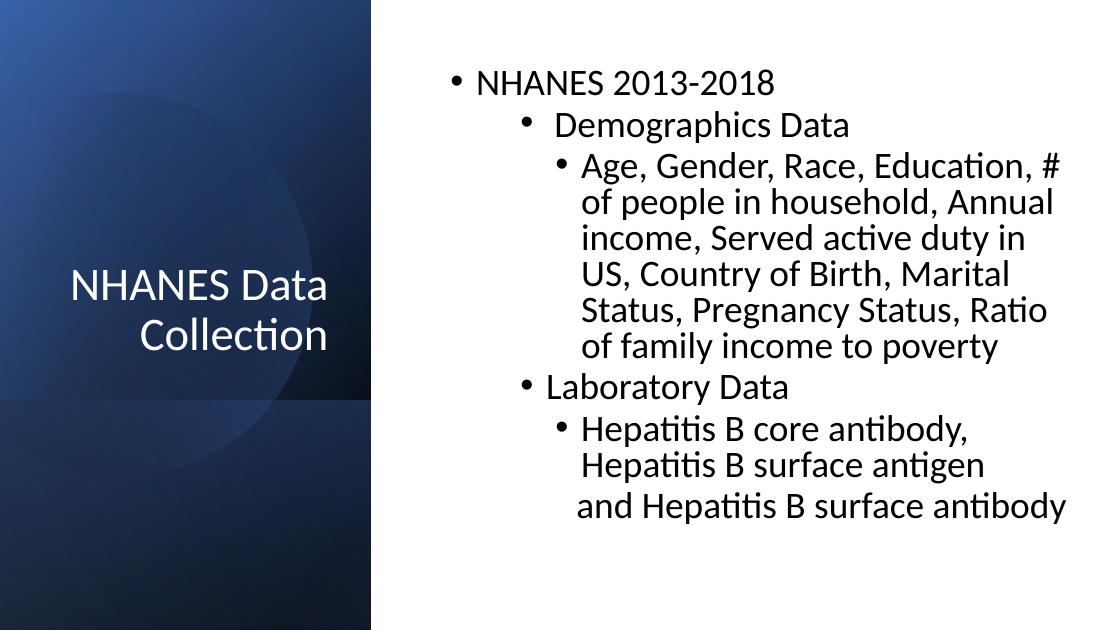
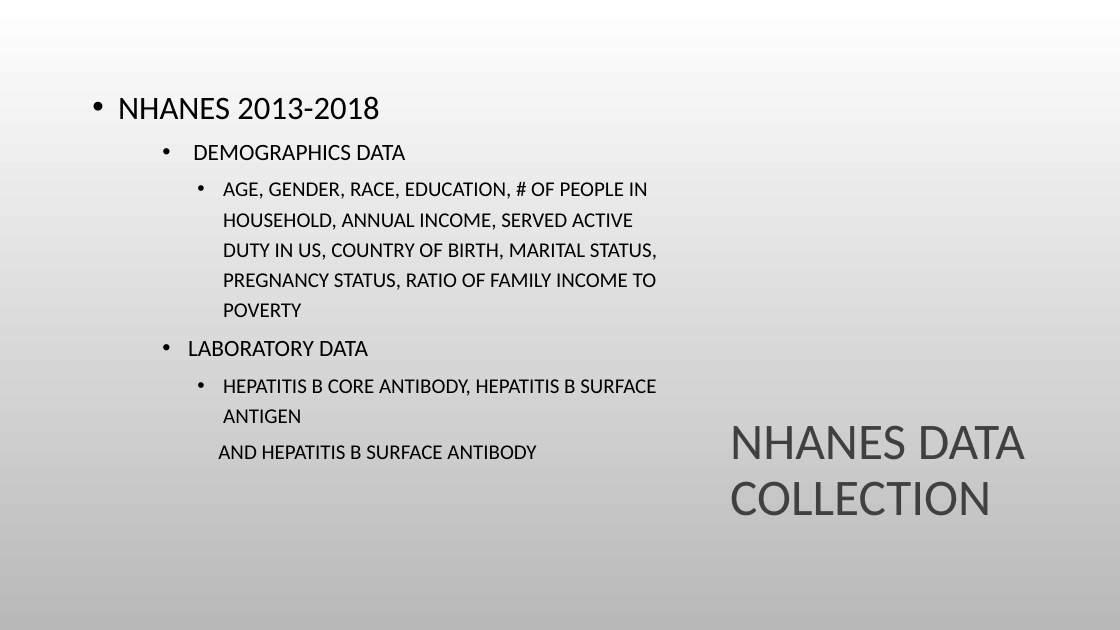
Before and after one commit to johnnie19/NHANES-HBV-Prediction-Analysis, a slide deck: slide 4 of Predictive Model for Chronic Hepatitis B Infection DataDivers.pptx (slide 3 before the commit). Drawn at 1120x630 pixels with LibreOffice and Linux fonts; fonts in the diff are those of the drawing; background and template pictures are left out. Boxes give left, top, right and bottom in pixels: in the first picture for what was removed or moved away, otherwise in the second. Text is boxed around its words. In the diff, an @@ line names an element or a change of style, - is before the commit and + after.

```diff
--- a/Predictive Model for Chronic Hepatitis B Infection DataDivers.pptx
+++ b/Predictive Model for Chronic Hepatitis B Infection DataDivers.pptx
@@ background #FFFFFF to picture (left out) @@
@@ rectangle removed at (0, 0, 1120, 630) @@
@@ rectangle removed at (0, 0, 371, 630) @@
@@ rectangle removed at (0, 1, 371, 630) @@
@@ rectangle removed at (0, 0, 371, 629) @@
@@ freeform shape removed at (0, 47, 359, 515) @@
@@ text "NHANES 2013-2018": place and size @@
-text "NHANES 2013-2018" at (476, 69, 1067, 524)
+text "NHANES 2013-2018" at (118, 96, 657, 459)
@@ text at (118, 96, 379, 120): size 32 to 28 pt in "NHANES 2013-2018"; line spacing 0.8 to 1.2 @@
@@ text at (188, 145, 657, 459): text changed; size 32 to 18 pt @@
-    • Demographics Data
-      • Age, Gender, Race, Education, # of people in household, Annual income, Served active duty in US, Country of Birth, Marital Status, Pregnancy Status, Ratio of family income to poverty
-    • Laboratory Data
-      • Hepatitis B core antibody, Hepatitis B surface antigen
-            and Hepatitis B surface antibody
+    • DEMOGRAPHICS DATA
+      • AGE, GENDER, RACE, EDUCATION, # OF PEOPLE IN HOUSEHOLD, ANNUAL INCOME, SERVED ACTIVE DUTY IN US, COUNTRY OF BIRTH, MARITAL STATUS, PREGNANCY STATUS, RATIO OF FAMILY INCOME TO POVERTY
+    • LABORATORY DATA
+      • HEPATITIS B CORE ANTIBODY, HEPATITIS B SURFACE ANTIGEN
+            AND HEPATITIS B SURFACE ANTIBODY
@@ rectangle removed at (0, 400, 371, 630) @@
@@ title at (730, 426, 1025, 516): text changed; size 40 to 44 pt; text colour #FFFFFF to #404040 @@
-NHANES Data Collection
+NHANES DATA COLLECTION
```
Also in this commit, not shown: 5 other slides changed, 12 slides added, 8 slides removed.
